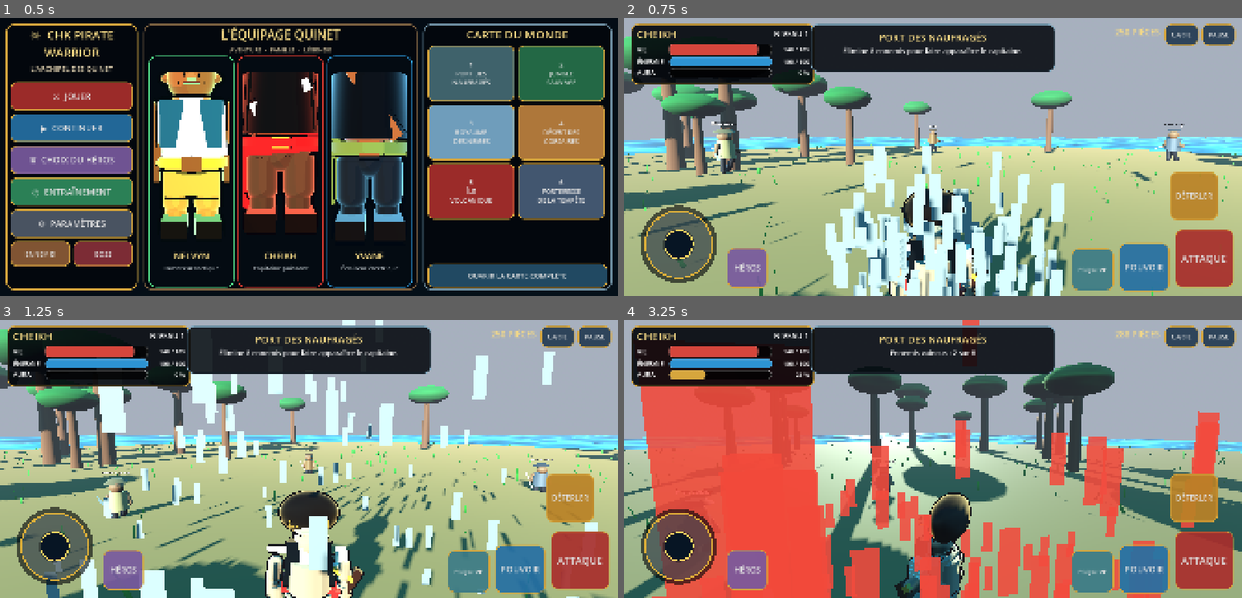
Above: before the commit, frames 1-4 (two rows, left to right).
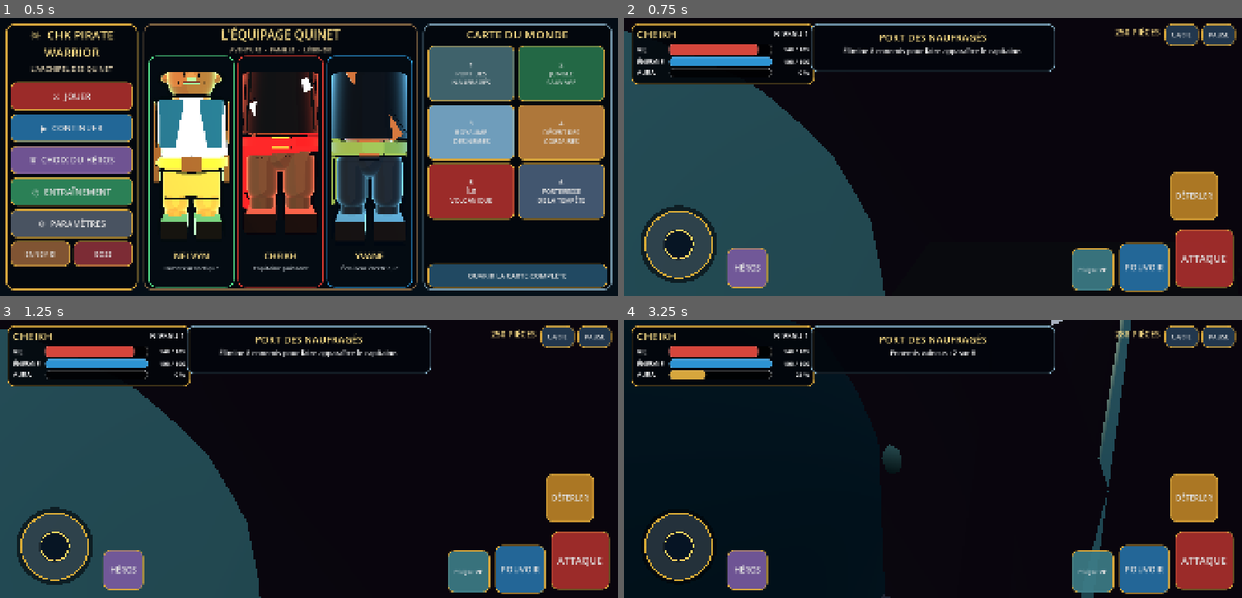
Above: after the commit, the same moments.

Repository: Chasmet/Chk-pirate-warrior-
Game: Godot game, scene res://scenes/main.tscn
Two runs of this game, one before a commit and one after it. Both use one fixed random seed, a clock stepped at 60 frames per second and the inputs below.
Inputs (mouse positions are in pixels of both pictures, inside the frame that each line leads up to):
- Up to frame 1 (0.5 s): no input
- Up to frame 2 (0.75 s): click "⚔ JOUER" at 0.5 s
- Up to frame 3 (1.25 s): no input
- Up to frame 4 (3.25 s): drag from (988, 495) to (994, 397) at 1.27 s; drag from (679, 545) to (902, 514) at 2.02 s; move the mouse to (994, 397) at 2.77 s; hold D (move_right) from 2.78 s (still down); tap Space (attack) at 2.85 s; tap Q (aura) at 3.05 s

Frame 1 is identical in both runs. In frame 2, 76% of the frame differs, in the area x 0-100%, y 0-100%; in frame 3, 76%; in frame 4, 79%.

Commit message:
fix(gameplay): empêcher l’animation d’éloigner la caméra du héros

Diff:
--- a/godot/scripts/hero_animator.gd
+++ b/godot/scripts/hero_animator.gd
@@ -12,16 +12,14 @@
 var previous_aura_time: float = 0.0
 var tracked_visual_id: int = 0
 var rest_transforms: Dictionary = {}
-var camera_rest_position := Vector3(0.0, 2.05, 5.25)
-var base_fov: float = 55.0
+var camera_rest_position := Vector3.ZERO
 
 func bind(player: PlayerController) -> void:
 	controller = player
 	previous_health = player.health
 	previous_aura_time = player.aura_time
 	if is_instance_valid(player.camera):
-		player.camera.position = camera_rest_position
-		player.camera.fov = base_fov
+		camera_rest_position = player.camera.position
 	set_process(true)
 
 func _process(delta: float) -> void:
@@ -37,14 +35,14 @@
 	animation_time += delta
 	if controller.attack_cooldown > previous_attack_cooldown + 0.08:
 		attack_time = 0.34 if controller.hero_id == "yvane" else 0.48
-		shake_strength = maxf(shake_strength, 0.18 if controller.hero_id == "yvane" else 0.28)
+		shake_strength = maxf(shake_strength, 0.16 if controller.hero_id == "yvane" else 0.25)
 	if controller.skill_cooldown > previous_skill_cooldown + 0.15:
 		skill_time = 0.82
-		shake_strength = maxf(shake_strength, 0.58)
+		shake_strength = maxf(shake_strength, 0.52)
 	if controller.health < previous_health - 0.1:
-		shake_strength = maxf(shake_strength, 0.72)
+		shake_strength = maxf(shake_strength, 0.62)
 	if controller.aura_time > previous_aura_time + 1.0:
-		shake_strength = maxf(shake_strength, 1.0)
+		shake_strength = maxf(shake_strength, 0.86)
 
 	previous_attack_cooldown = controller.attack_cooldown
 	previous_skill_cooldown = controller.skill_cooldown
@@ -52,13 +50,13 @@
 	previous_aura_time = controller.aura_time
 	attack_time = maxf(0.0, attack_time - delta)
 	skill_time = maxf(0.0, skill_time - delta)
-	shake_strength = move_toward(shake_strength, 0.0, delta * 2.8)
+	shake_strength = move_toward(shake_strength, 0.0, delta * 3.1)
 
 	var horizontal_speed: float = Vector2(controller.velocity.x, controller.velocity.z).length()
-	var movement: float = clampf(horizontal_speed / 8.5, 0.0, 1.0)
-	var stride_speed: float = lerpf(5.0, 12.5, movement)
+	var movement: float = clampf(horizontal_speed / 9.5, 0.0, 1.0)
+	var stride_speed: float = lerpf(5.0, 13.0, movement)
 	var stride: float = sin(animation_time * stride_speed)
-	var bob: float = absf(sin(animation_time * stride_speed)) * 0.055 * movement
+	var bob: float = absf(sin(animation_time * stride_speed)) * 0.052 * movement
 	var aura_pulse: float = 0.0
 	if controller.aura_time > 0.0:
 		aura_pulse = 0.018 + sin(animation_time * 12.0) * 0.012
@@ -74,22 +72,22 @@
 	visual.rotation.x = -movement * 0.055 + skill_progress * 0.04
 	visual.rotation.y = attack_progress * (-0.42 if controller.hero_id != "yvane" else -0.66)
 	visual.rotation.z = stride * movement * 0.025
-	var pulse: float = 1.0 + aura_pulse + skill_progress * 0.045
+	var base_scale := 1.12 if controller.hero_id == "cheikh" else 1.08 if controller.hero_id == "yvane" else 1.10
+	var pulse: float = base_scale + aura_pulse + skill_progress * 0.045
 	visual.scale = Vector3.ONE * pulse
 
 	_animate_parts(visual, stride, movement, attack_progress, skill_progress)
-	_update_camera_feedback(skill_progress, aura_pulse)
+	_update_camera_feedback()
 
-func _update_camera_feedback(skill_progress: float, aura_pulse: float) -> void:
+func _update_camera_feedback() -> void:
 	if not is_instance_valid(controller.camera):
 		return
 	var shake := Vector3(
 		sin(animation_time * 47.0),
 		cos(animation_time * 41.0),
 		sin(animation_time * 31.0)
-	) * shake_strength * 0.065
+	) * shake_strength * 0.055
 	controller.camera.position = camera_rest_position + shake
-	controller.camera.fov = base_fov + skill_progress * 4.0 + aura_pulse * 22.0
 
 func _capture_rest_transforms(visual: Node) -> void:
 	var rig: Node = visual.get_node_or_null("RigVisuel")
@@ -118,20 +116,23 @@
 
 		if part_name.begins_with("bras"):
 			part.rotation.x += stride * movement * 0.58 * -side
-			part.rotation.z += attack_progress * 0.62 * side
+			part.rotation.z += attack_progress * 0.70 * side
 		elif part_name.begins_with("jambe"):
-			part.rotation.x += stride * movement * 0.72 * side
+			part.rotation.x += stride * movement * 0.76 * side
 		elif part_name.begins_with("botte"):
-			part.rotation.x += maxf(0.0, stride * side) * movement * 0.18
+			part.rotation.x += maxf(0.0, stride * side) * movement * 0.20
 		elif part_name.contains("sabre") or part_name.contains("lame"):
-			part.rotation.x += attack_progress * 1.25
-			part.rotation.z += attack_progress * 1.05 * (side if side != 0.0 else 1.0)
+			part.rotation.x += attack_progress * 1.38
+			part.rotation.z += attack_progress * 1.12 * (side if side != 0.0 else 1.0)
+		elif part_name.contains("fronde"):
+			part.rotation.x -= attack_progress * 0.72
+			part.position.z -= attack_progress * 0.20
 		elif part_name.contains("gantelet"):
 			part.position.z -= attack_progress * 0.48
 			part.rotation.x += attack_progress * 0.65
-		elif part_name.contains("manteau"):
+		elif part_name.contains("manteau") or part_name.contains("tissu"):
 			part.rotation.x += movement * 0.09 + sin(animation_time * 4.0) * 0.025
-		elif part_name.contains("tresse"):
+		elif part_name.contains("tresse") or part_name.contains("cheveu"):
 			part.rotation.x += sin(animation_time * 5.0 + rest.origin.x * 9.0) * (0.035 + movement * 0.04)
 
 		if skill_progress > 0.0 and (part_name.contains("module") or part_name.contains("gantelet")):
